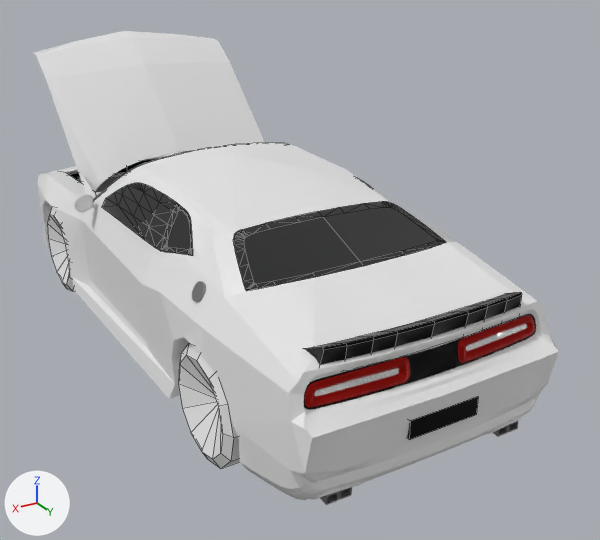
Renders of the Blender file Assets/Meshes/Cars/StaticObstacle/unikaczCrashMesh.blend from each side of a commit.
Rendered twice from a 50 mm lens placed at (1.67, 3.37, 1.98), pointed at (-0.22, 0.22, 0.41). The lights are fixed; the arrows at lower left show +X, +Y and +Z. Mesh edges are drawn as thin lines on the coarser meshes.

The first picture shows 'Back', 'BackLightInside', 'BackLights', 'BackPlate', 'Body', 'Spoiler', 'WheelBackLeft', 'WheelFrontLeft', 'Windows'.
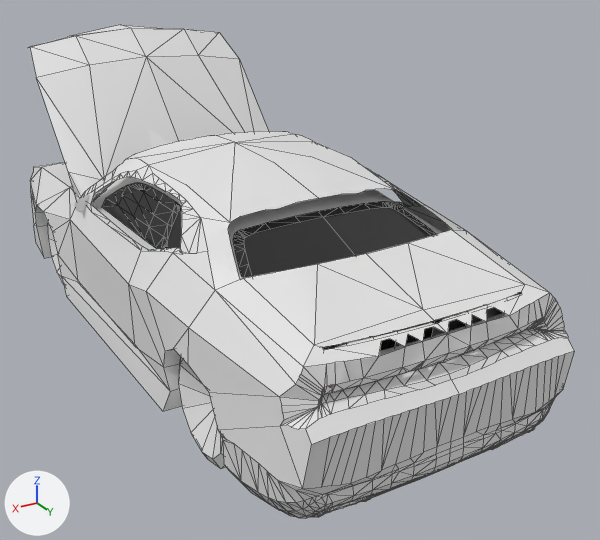
Pixel boxes [x1, y1, x2, y2] of what changed, in the pictures (600 x 540 px):
'Body.001', added
    after: [28, 25, 575, 518]
'Body', unchanged, covered by the edit
    before: [34, 31, 559, 500]
    after: [93, 177, 541, 356]
'Spoiler', unchanged, covered by the edit
    before: [305, 292, 522, 365]
    after: [322, 292, 522, 351]
'BackLights', unchanged, covered by the edit
    before: [305, 315, 535, 407]
    after: [329, 376, 392, 387]
'Back', unchanged, covered by the edit
    before: [303, 314, 536, 410]

The change, as a diff of the scene's bpy script:
```diff
--- a/Assets/Meshes/Cars/StaticObstacle/unikaczCrashMesh.blend.py
+++ b/Assets/Meshes/Cars/StaticObstacle/unikaczCrashMesh.blend.py
@@ me_cube_006 @@
+me_cube_006.from_pydata(...)  # 1754 vertices, 2365 faces, 1 loose edge; spans x -0.67..0.67, y -1.72..1.61, z 0.07..1.39
@@ ob_body_001 @@
+ob_body_001 = bpy.data.objects.new('Body.001', me_cube_006)
+ob_body_001.location = (0.0, 0.0, 0.0)
```
